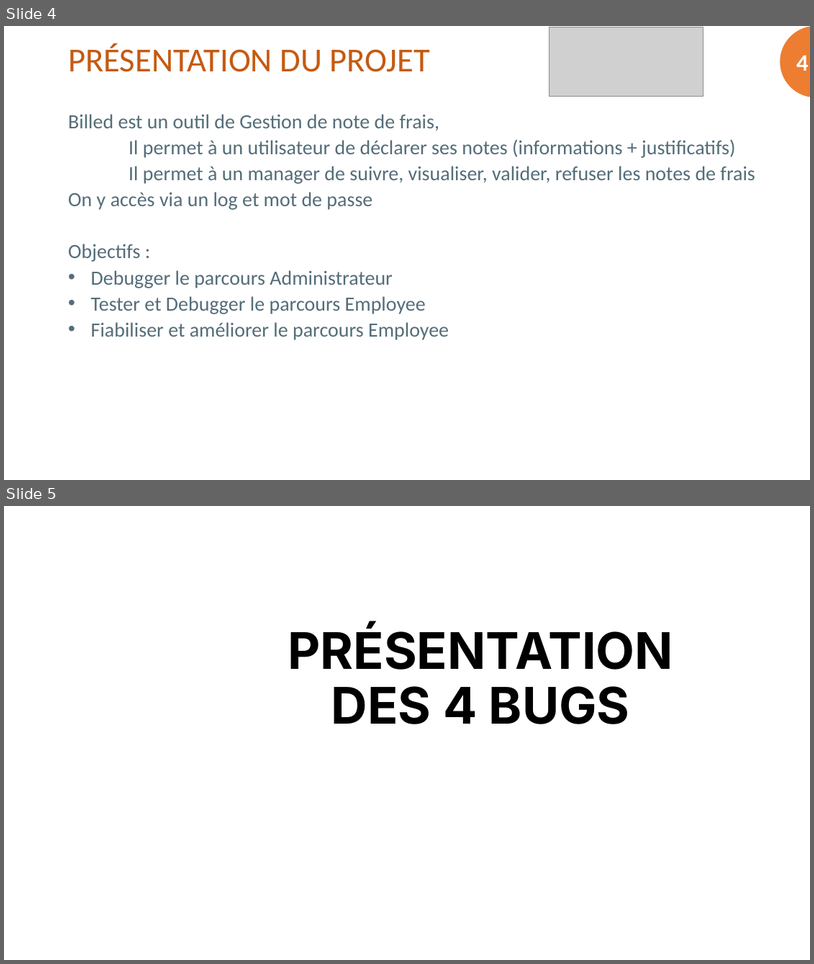
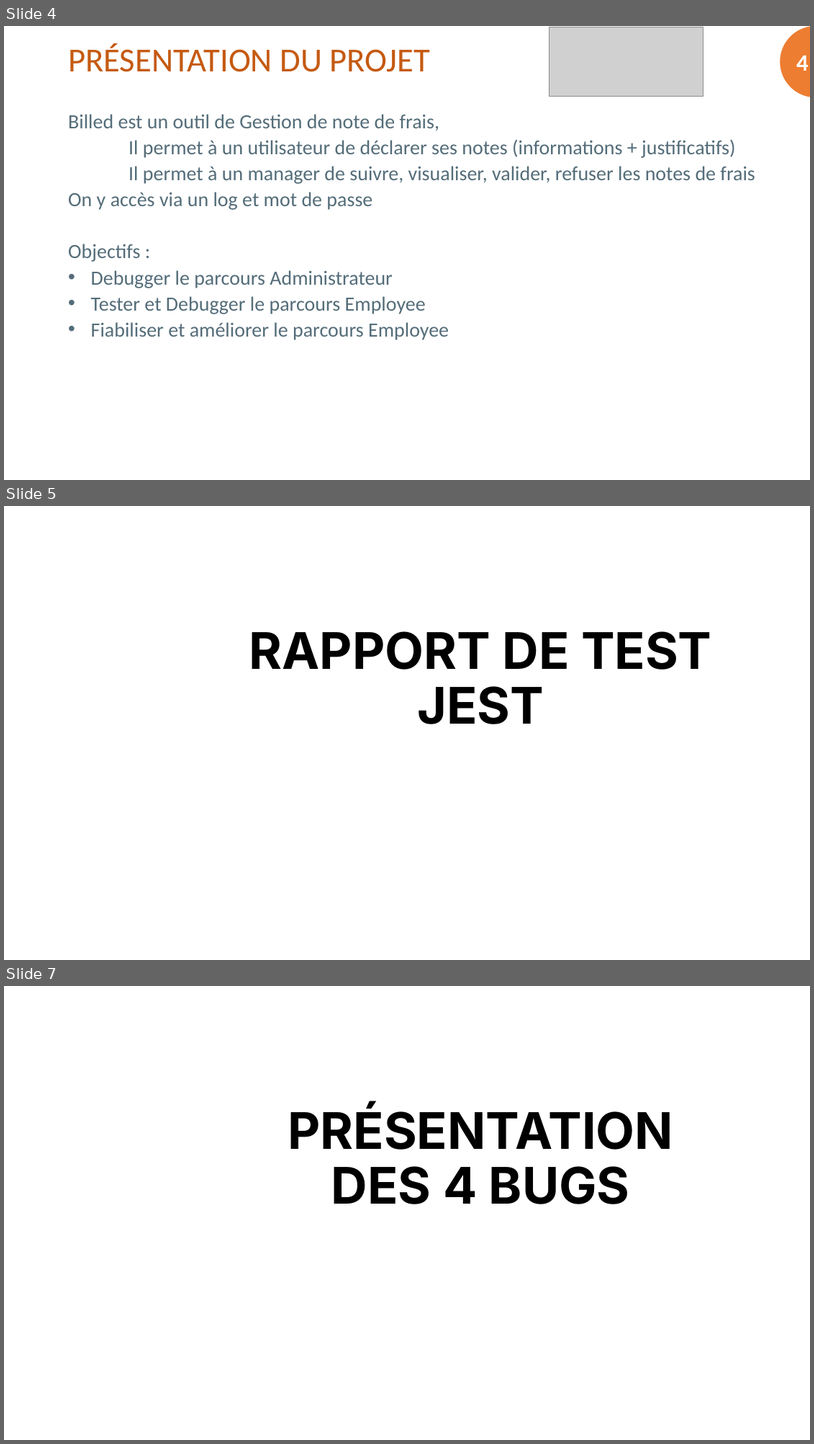
Before and after one commit to Kilian06/OPC-Projet-9, a slide deck: Rendu/Support Prez OPC 9.pptx. Shown one above the other, each under a label of ours: slides 4 and 5 before the commit, slides 4, 5 and 7 after it; the slides between them are not shown. The pictures are 814x964 and 814x1444 pixels, drawn with LibreOffice and Linux fonts; fonts in the diff are those of the drawing; grey boxes stand for pictures; background and template pictures are left out. Boxes give left, top, right and bottom in pixels: in the first picture for what was removed or moved away, otherwise in the second. Text is boxed around its words. In the diff, an @@ line names an element or a change of style, - is before the commit and + after.

```diff
--- a/Rendu/Support Prez OPC 9.pptx
+++ b/Rendu/Support Prez OPC 9.pptx
@@ slide 5 added at (x1=4, y1=506, x2=810, y2=960), background picture (left out) @@
@@ text added at (x1=250, y1=631, x2=712, y2=724), 60 pt, text #000000, bold @@
+RAPPORT DE TEST JEST
@@ what was slide 5 is now slide 7 @@
```
Also in this commit, not shown: 2 slides changed, 1 other slide added, 6 other files.
